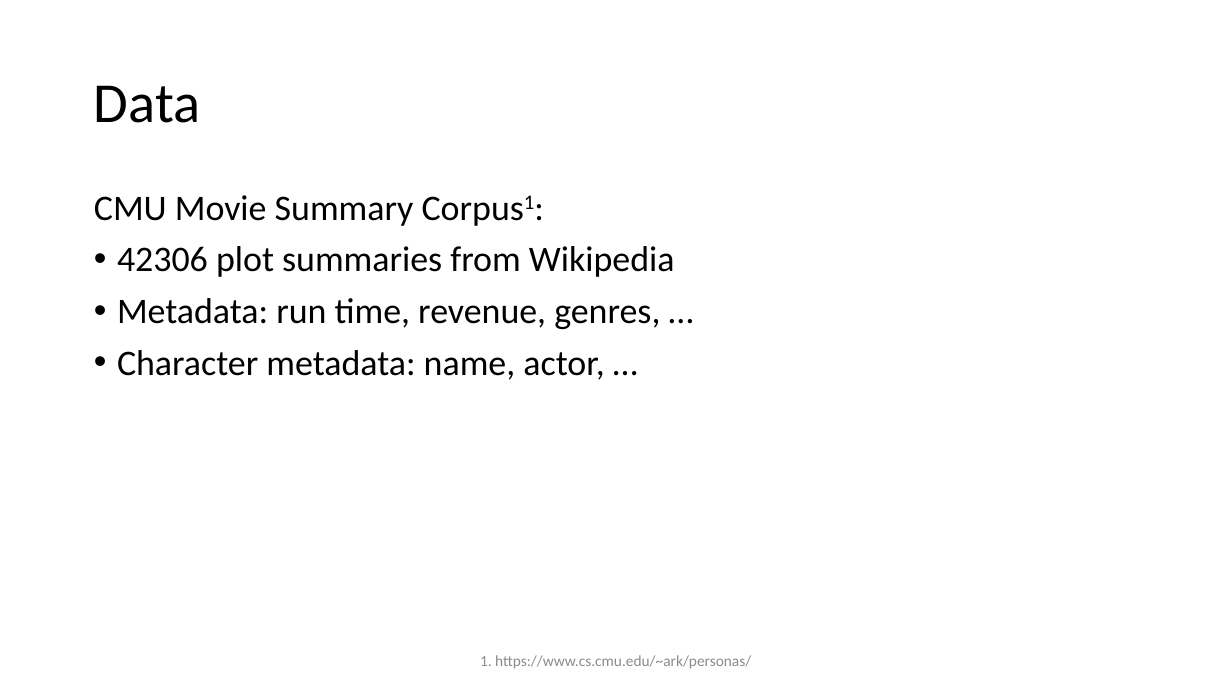
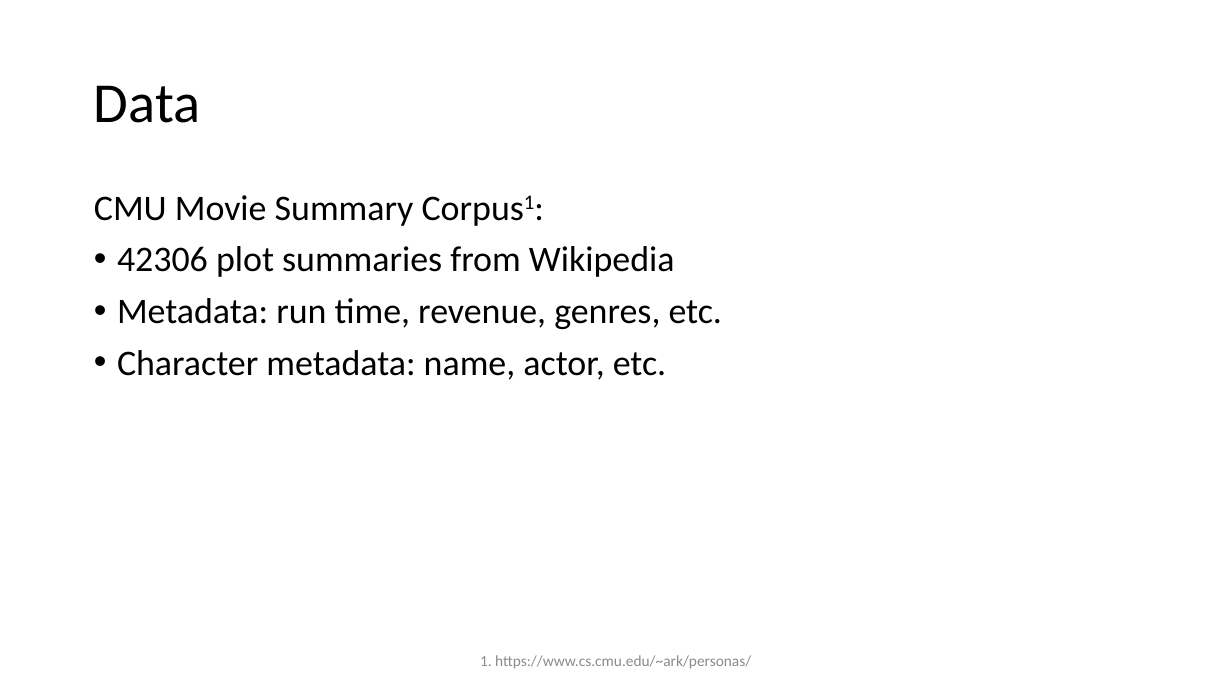
Before and after one commit to MatthiasRemta/NLP_Project, a slide deck: slide 2 of Presentations/session2.pptx. Drawn at 1232x693 pixels with LibreOffice and Linux fonts; fonts in the diff are those of the drawing; background and template pictures are left out. Boxes give left, top, right and bottom in pixels: in the first picture for what was removed or moved away, otherwise in the second. Text is boxed around its words. In the diff, an @@ line names an element or a change of style, - is before the commit and + after.

```diff
--- a/Presentations/session2.pptx
+++ b/Presentations/session2.pptx
@@ text at (x1=117, y1=298, x2=722, y2=380): text changed @@
-• Metadata: run time, revenue, genres, …
-• Character metadata: name, actor, …
+• Metadata: run time, revenue, genres, etc.
+• Character metadata: name, actor, etc.
```
Also in this commit, not shown: 2 other slides changed, 1 slide added, 1 other file.
